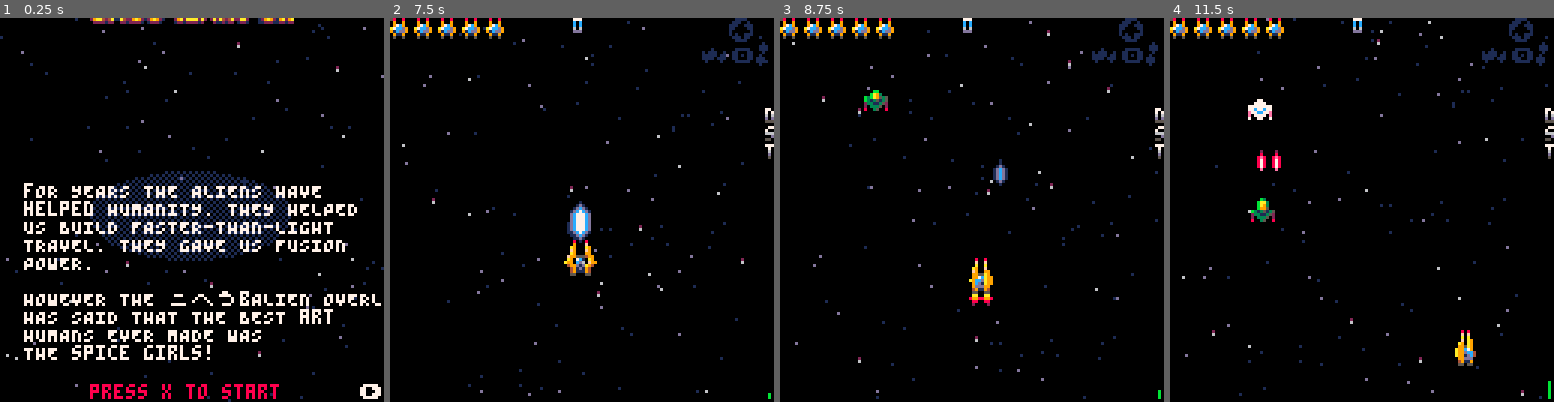
Above: before the commit, frames 1-4 (left to right).
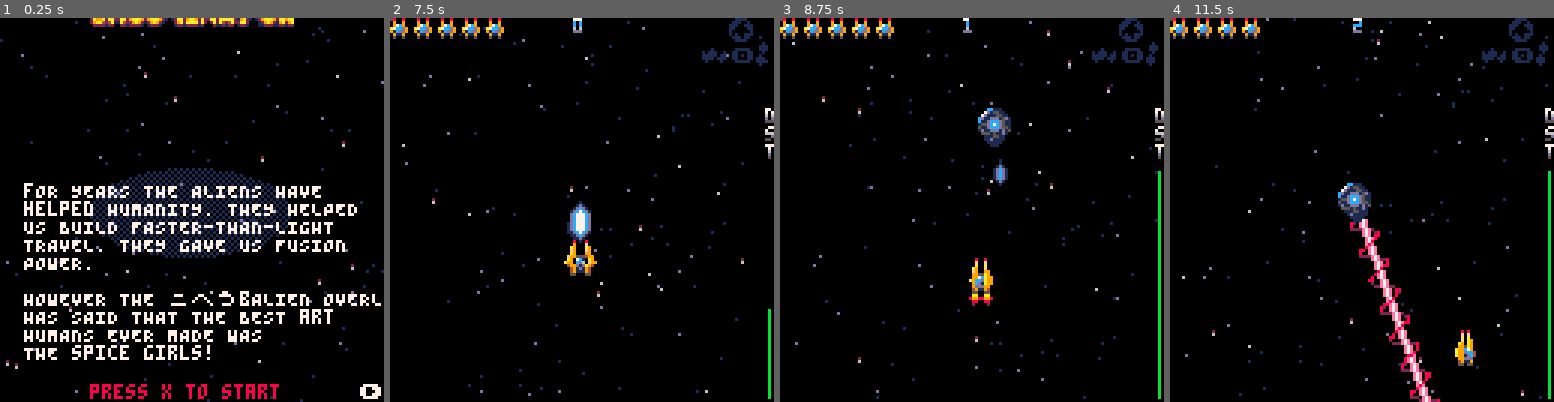
Above: after the commit, the same moments.

Repository: Athas1980/shootinator
Game: PICO-8 cartridge shootinator.p8
The game is run twice, just before and just after one commit, with the same random seed, the same clock (stepped at 60 frames per second) and the same inputs.
Inputs:
- Up to frame 1 (0.25 s): no input
- Up to frame 2 (7.5 s): tap X (X key) at 0.33, 1.07, 1.85, 2.97, 4.08, 5.2, 6.32, 7.43 s; tap O (Z key) at 0.7, 1.7, 2.1, 2.5, 2.9, 3.3, 3.7, 4.1, 4.5, 4.9, 5.3, 5.7, 6.1, 6.5, 6.9, 7.3 s; hold Right 1.6-2.1 s; hold Up 2.15-2.42 s; hold Right 2.47-3.03 s; hold Left 3.08-3.58 s; hold Down 3.63-3.97 s; hold Right 4.02-4.68 s; hold Up 4.73-5.03 s; hold Left 5.08-5.68 s; hold Down 5.73-6.03 s; hold Right 6.08-6.58 s; hold Right 6.63-7.13 s; hold Up 7.18-7.45 s
- Up to frame 3 (8.75 s): hold Right 7.5-8.07 s; tap O (Z key) at 7.7, 8.1, 8.5 s; hold Left 8.12-8.62 s; tap X (X key) at 8.55 s; hold Down from 8.67 s (still down)
- Up to frame 4 (11.5 s): tap O (Z key) every 0.4 s from 8.9 to 11.3 s; release Down at 9 s; hold Right 9.05-9.72 s; tap X (X key) at 9.67, 10.78 s; hold Up 9.77-10.07 s; hold Left 10.12-10.72 s; hold Down 10.77-11.07 s; hold Right from 11.12 s (still down)

The runs differ from the first frame. In frame 1, 2.6% of the frame differs, in the area x 0-100%, y 0-100%; in frame 2, 0.2%; in frame 3, 1.4%; in frame 4, 3.6%, in the area x 20-100%, y 0-100%.

Commit message:
Adds in lazer turret

Diff:
--- a/enemies.lua
+++ b/enemies.lua
@@ -256,13 +256,13 @@
 	return e
 end
 
-function create_lazer_turret_e(_tx,_ty)
-	local _ENV=create_mob(45,96,-8,1,1)
+function create_lazer_turret_e(_x,_y,props)
+	local _ENV=create_mob(45,_x,_y,1,1)
 	hp=10
 	ang=0
 	ox=x
 	oy=y
-	tx,ty=_tx,_ty
+	tx,ty=unpack(props)
 	rot_spd=0x.01
 	countdown=60+rnd(120)\1
 	toff=rnd()*10
@@ -273,7 +273,7 @@
 	function move()
 		local dir = atan2(tx-ox,ty-oy)
 		ox,oy=ox+cos(dir)*.5,oy+sin(dir)*.5
-		x,y=ox+16*cos(toff+t()/2),oy+16*sin(toff+t()/4)
+		x,y=ox+8*cos(toff+t()/2),oy+8*sin(toff+t()/4)
 	end
 	function upd(_ENV)
 		flash=max(0, flash-1)
@@ -289,7 +289,7 @@
 		countdown=(countdown-1)%120
 		prefiring= countdown<60
 		if countdown==60 then
-			sfx(55)
+			sfx(54)
 		end
 		if countdown<30 then
 			prefiring=false
--- a/levels.lua
+++ b/levels.lua
@@ -33,7 +33,10 @@
 00,4,86
 
 -- powerup
+0a,6,99
 0a,7,99
+0a,8,99
+0a,9,99
 
 -- four at left low
 14,4,18
@@ -188,7 +191,14 @@
 
 ]]
 
---In the end this should just be a sequence of bytes
+level = [[
+
+01,a,80,88
+
+]]
+
+--In the end this should just be
+--a sequence of bytes
 --so it can be converted later
 local dat={}
 for row in all(split(level,"\n")) do
@@ -260,6 +270,27 @@
 	end
 end
 
+function read_lazer_turret(fn_next)
+	printh("reading lazer")
+	local byte = fn_next()
+	local x,y=((byte&0xf0)>>>4)*8, (byte&0xf)*8
+	printh("x:".. x.. " y:"..y)
+	if x==0 then x=-8	end
+	if y==0 then	y=-8	end
+	if x==120 then x=132 end
+	if y==120 then y=132 end
+	byte=fn_next()
+	local tx,ty=((byte&0xf0)>>>4)*8, (byte&0xf)*8
+	printh("tx:".. tx.. " ty:"..ty)
+	return function()
+		printh("Spawning lazer")
+		local en = create_enemy(
+			"lazer_turret",x,y,{tx,ty}
+		)
+		add(mobs,en)
+	end
+end
+
 local dist=0
 finished=false
 while finished==false do
@@ -267,6 +298,7 @@
 	if (d==nil or value == nil) then
 		finished=true
 	else
+		-- printh("d:"..d.." value:"..value)
 		dist+=d*8
 		if value==1 then
 			local fn=read_flap(next)
@@ -302,6 +334,16 @@
 				distance_spawn[dist]=fn
 			end
 		end
+
+
+		if value==0xa then
+			local fn=read_lazer_turret(next)
+			if distance_spawn[dist] then
+				distance_spawn[dist] = append(fn, distance_spawn[dist])
+			else
+				distance_spawn[dist]=fn
+			end
+		end
 	end
 end
 
--- a/shootinator.p8
+++ b/shootinator.p8
@@ -383,7 +383,6 @@
 		create_muz(p.x-1,p.y-12)
 	end
 	if btn(🅾️) then
-		printh("Z  ".. spread)
 		if btn(⬅️) and str_spread then
 			_g.spread += 240
 			_g.str_spread =false
@@ -394,7 +393,7 @@
 			_g.str_rapid = false
 			sfx(55)
 		end
-		if btn(⬇️) and str_shield then
+		if btn(⬆️) and str_shield then
 			_g.invun += 60
 			_g.str_shield =false
 			sfx(55)
Not shown, changed: the sound effects (__sfx__) section of shootinator.p8
